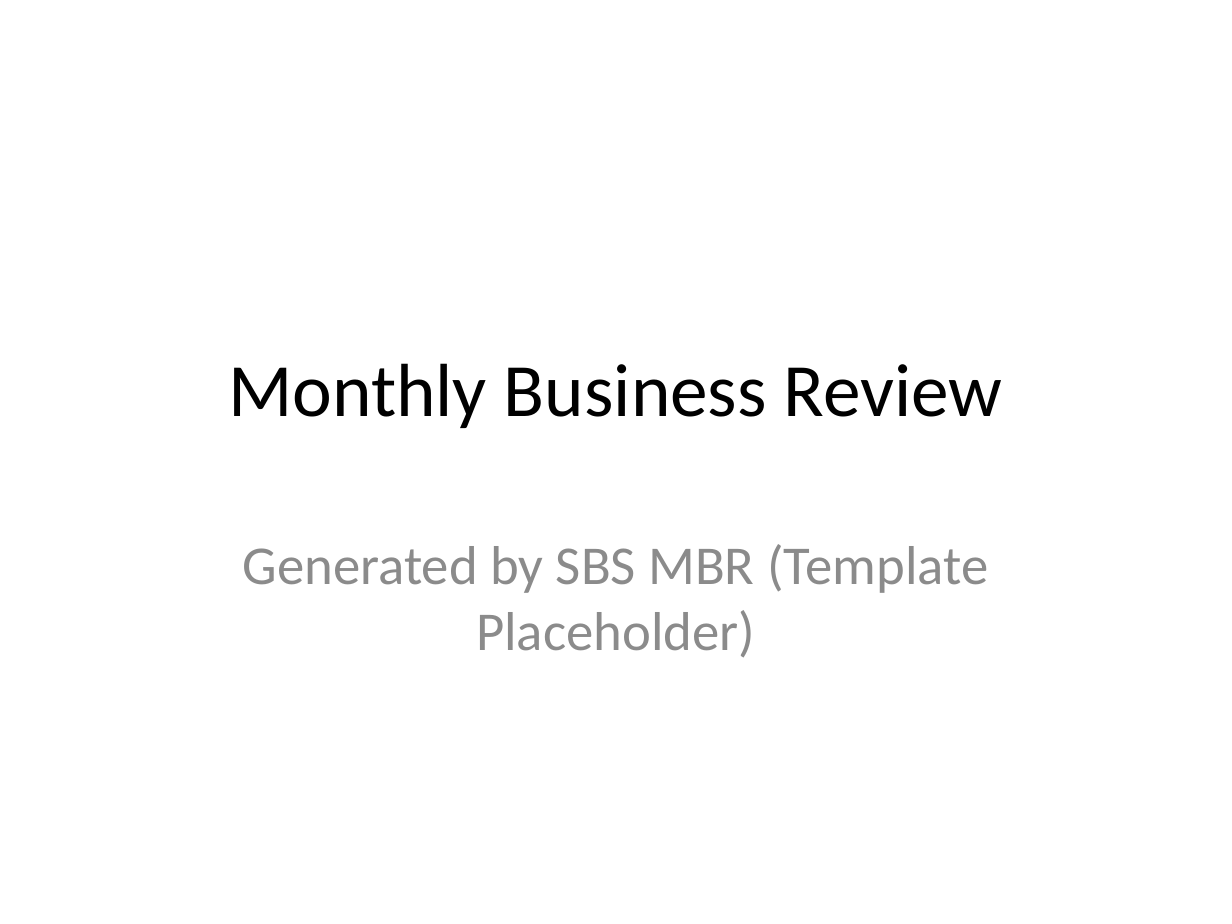
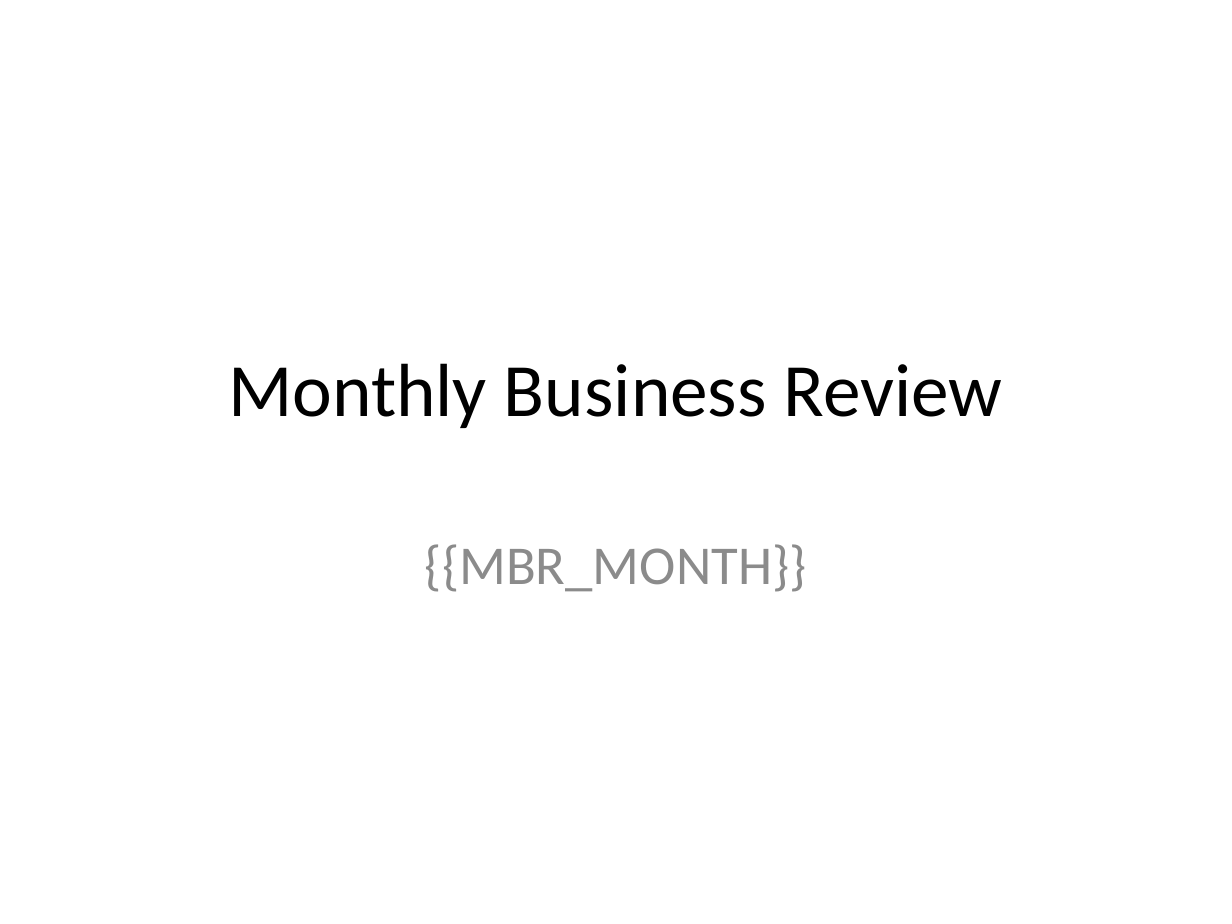
Before and after one commit to Luyzz22/ki-rechnungsverarbeitung, a slide deck: slide 1 of pptx_templates/mbr_template.pptx. Drawn at 1232x924 pixels with LibreOffice and Linux fonts; fonts in the diff are those of the drawing. Boxes give left, top, right and bottom in pixels: in the first picture for what was removed or moved away, otherwise in the second. Text is boxed around its words. In the diff, an @@ line names an element or a change of style, - is before the commit and + after.

Commit message:
feat(mbr): add structured pptx template with separate table/chart placeholders

```diff
--- a/pptx_templates/mbr_template.pptx
+++ b/pptx_templates/mbr_template.pptx
@@ subtitle at (x1=425, y1=544, x2=807, y2=592): text changed @@
-Generated by SBS MBR (Template Placeholder)
+{{MBR_MONTH}}
```
Also in this commit, not shown: 1 slide added, 1 slide removed.
